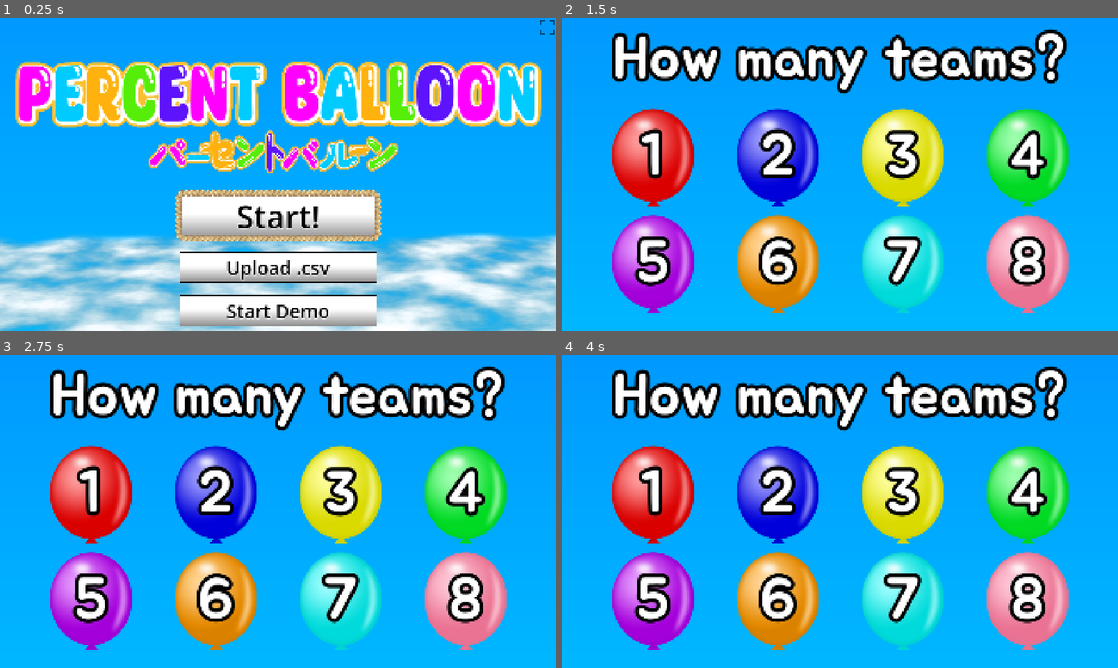
Above: before the commit, frames 1-4 (two rows, left to right).
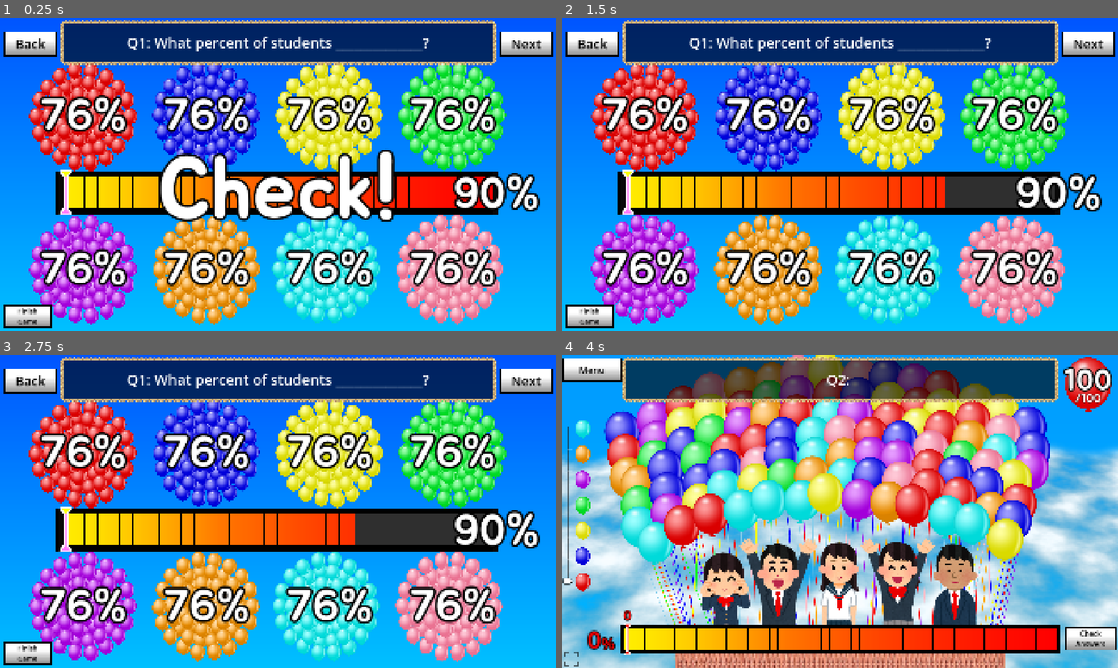
Above: after the commit, the same moments.

Repository: kaatissensei/percent-balloon-mobile
Game: Godot game, scene res://BalloonScene.tscn
Same seed, same stepped clock (60 frames per second), same inputs: the game is played once before the commit and once after it.
Inputs (mouse positions are in pixels of both pictures, inside the frame that each line leads up to):
- Up to frame 1 (0.25 s): no input
- Up to frame 2 (1.5 s): click (840, 215) at 0.5 s, where only the run before the commit has a clickable "Start!"; click (840, 215) at 1.25 s, where only the run before the commit has a clickable "Start!"
- Up to frame 3 (2.75 s): click (278, 649) at 2 s, where only the run before the commit has a clickable "Start Demo"
- Up to frame 4 (4 s): click (840, 649) at 2.75 s, where only the run before the commit has a clickable "Start Demo"; click "Next" at 3.5 s

The runs differ from the first frame. In frame 1, 94% of the frame differs, in the area x 0-100%, y 0-100%; in frame 2, 79%; in frame 3, 79%; in frame 4, 95%.

Commit message:
Make "Check!" text bigger

Diff:
--- a/project/BalloonScene.tscn
+++ b/project/BalloonScene.tscn
@@ -2364,7 +2364,7 @@
 grow_vertical = 2
 mouse_filter = 2
 theme = ExtResource("21_br3mg")
-theme_override_font_sizes/normal_font_size = 200
+theme_override_font_sizes/normal_font_size = 300
 bbcode_enabled = true
 text = "[center]Check![/center]"
 fit_content = true
@@ -2389,6 +2389,7 @@
 
 [node name="MainMenu" type="TextureRect" parent="CanvasLayer"]
 unique_name_in_owner = true
+visible = false
 z_index = 100
 anchors_preset = 15
 anchor_right = 1.0
